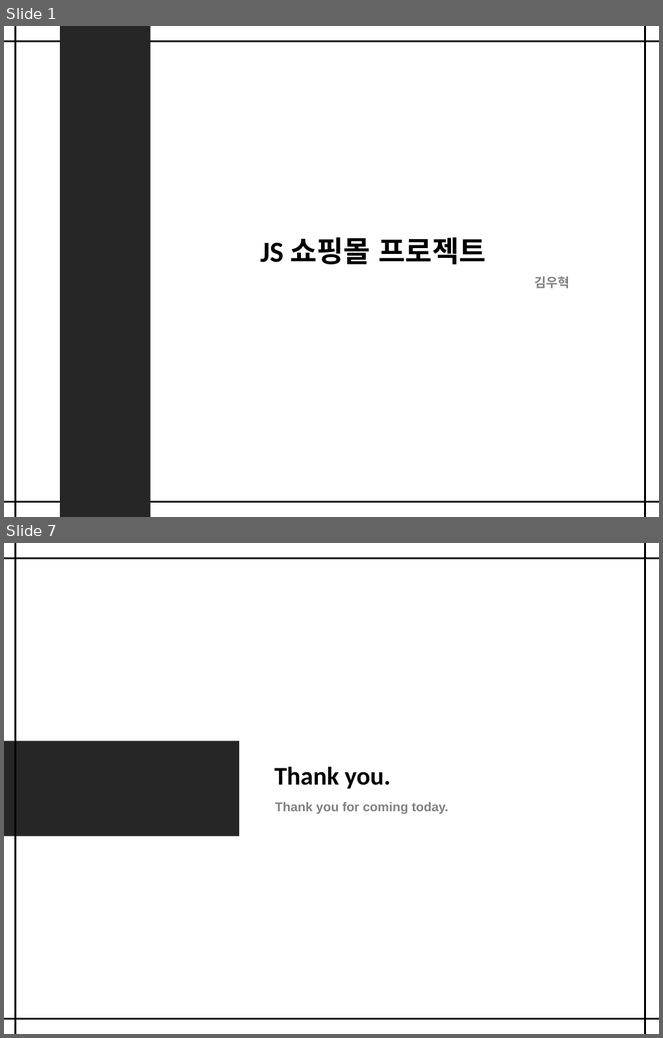
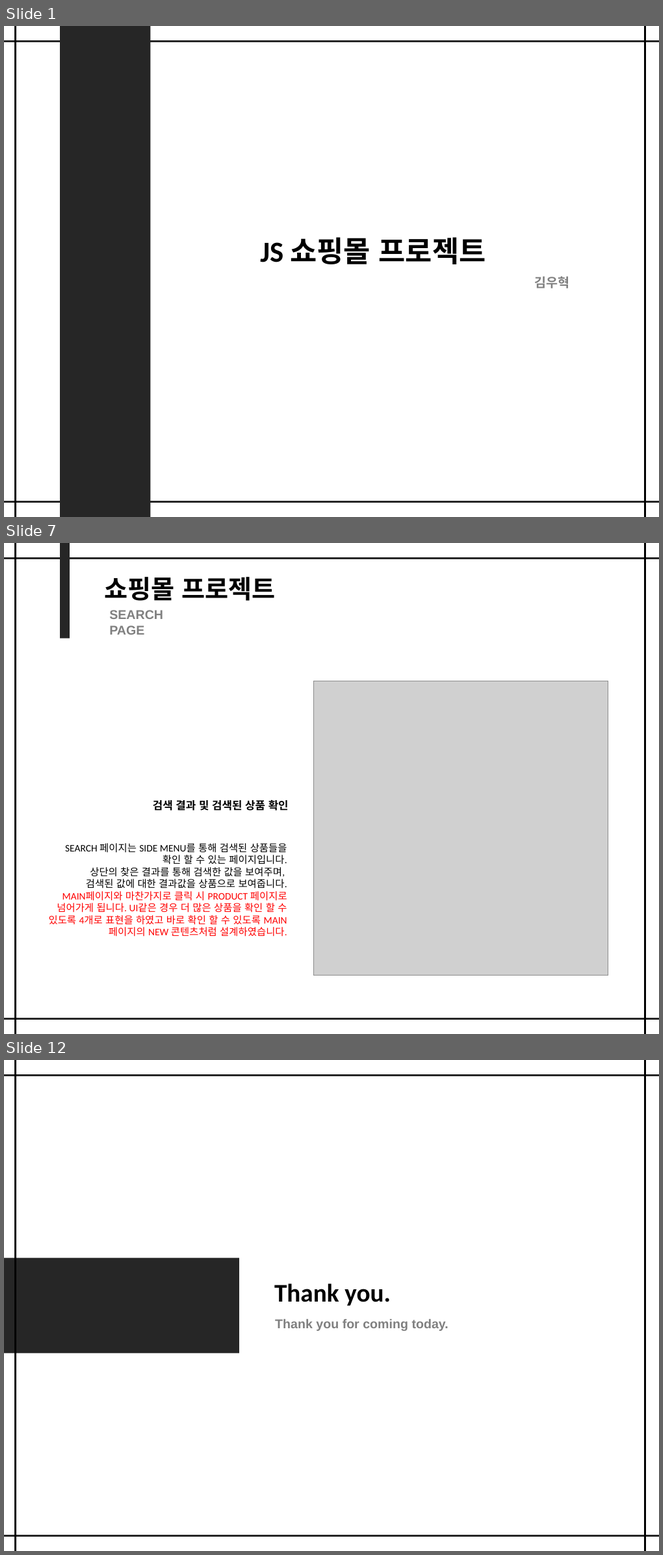
Before and after one commit to woo1038/shop, a slide deck: shop_ppt.pptx. Shown one above the other, each under a label of ours: slides 1 and 7 before the commit, slides 1, 7 and 12 after it; the slides between them are not shown. The pictures are 663x1038 and 663x1555 pixels, drawn with LibreOffice and Linux fonts; fonts in the diff are those of the drawing; grey boxes stand for pictures. Boxes give left, top, right and bottom in pixels: in the first picture for what was removed or moved away, otherwise in the second. Text is boxed around its words. In the diff, an @@ line names an element or a change of style, - is before the commit and + after.

```diff
--- a/shop_ppt.pptx
+++ b/shop_ppt.pptx
@@ slide 7 added at (4,543,659,1034), background #FFFFFF @@
@@ line added from (4, 559) to (659, 559), #262626 2.25 pt @@
@@ line added from (15, 543) to (15, 1034), #000000 2.25 pt @@
@@ rectangle added at (60,543,70,638), fill #262626 @@
@@ line added from (645, 543) to (645, 1034), #000000 2.25 pt @@
@@ text added at (105,577,276,601), 28 pt, text #000000, bold @@
+쇼핑몰 프로젝트
@@ text added at (109,610,163,635), 14 pt, text #808080, bold @@
+SEARCH PAGE
@@ rectangle added at (314,681,608,975), outline #808080 1 pt @@
@@ picture added at (314,681,608,975) @@
@@ text added at (153,800,289,811), 12 pt, text #000000, bold @@
+검색 결과 및 검색된 상품 확인
@@ text added at (49,843,287,937), 11 pt, text #FF0000 @@
+SEARCH 페이지는 SIDE MENU를 통해 검색된 상품들을
+확인 할 수 있는 페이지입니다.
+상단의 찾은 결과를 통해 검색한 값을 보여주며,
+검색된 값에 대한 결과값을 상품으로 보여줍니다.
+MAIN페이지와 마찬가지로 클릭 시 PRODUCT 페이지로 넘어가게 됩니다. UI같은 경우 더 많은 상품을 확인 할 수 있도록 4개로 표현을 하였고 바로 확인 할 수 있도록 MAIN페이지의 NEW 콘텐츠처럼 설계하였습니다.
@@ line added from (4, 1019) to (659, 1019), #262626 2.25 pt @@
@@ what was slide 7 is now slide 12 @@
```
Also in this commit, not shown: 2 slides changed, 7 other slides added, 3 slides removed.
